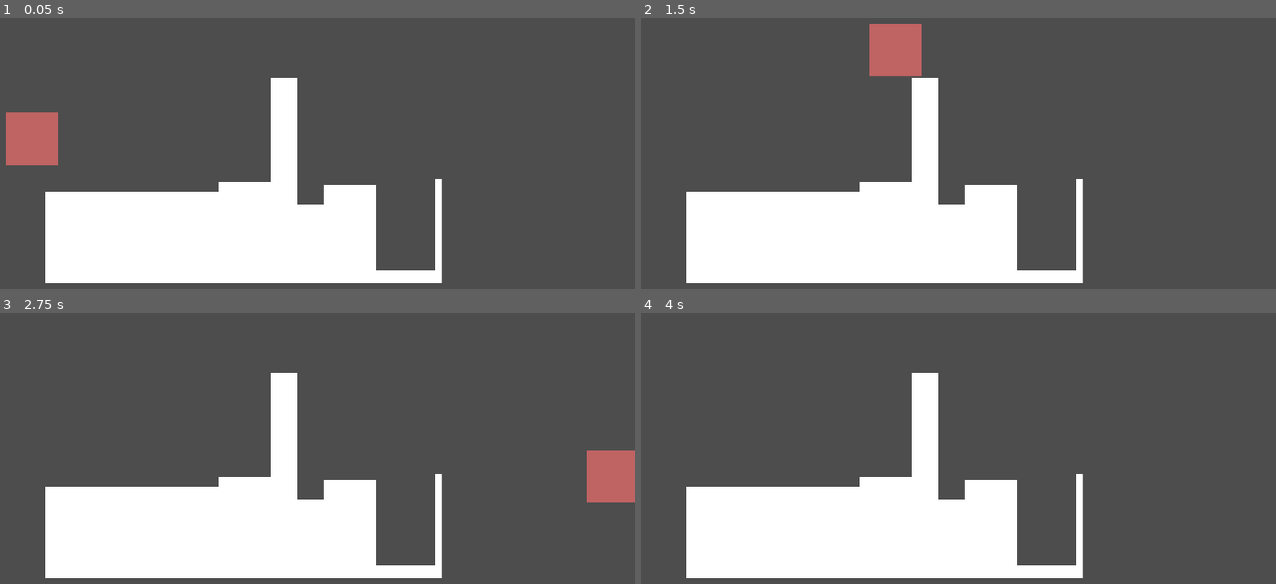
Above: before the commit, frames 1-4 (two rows, left to right).
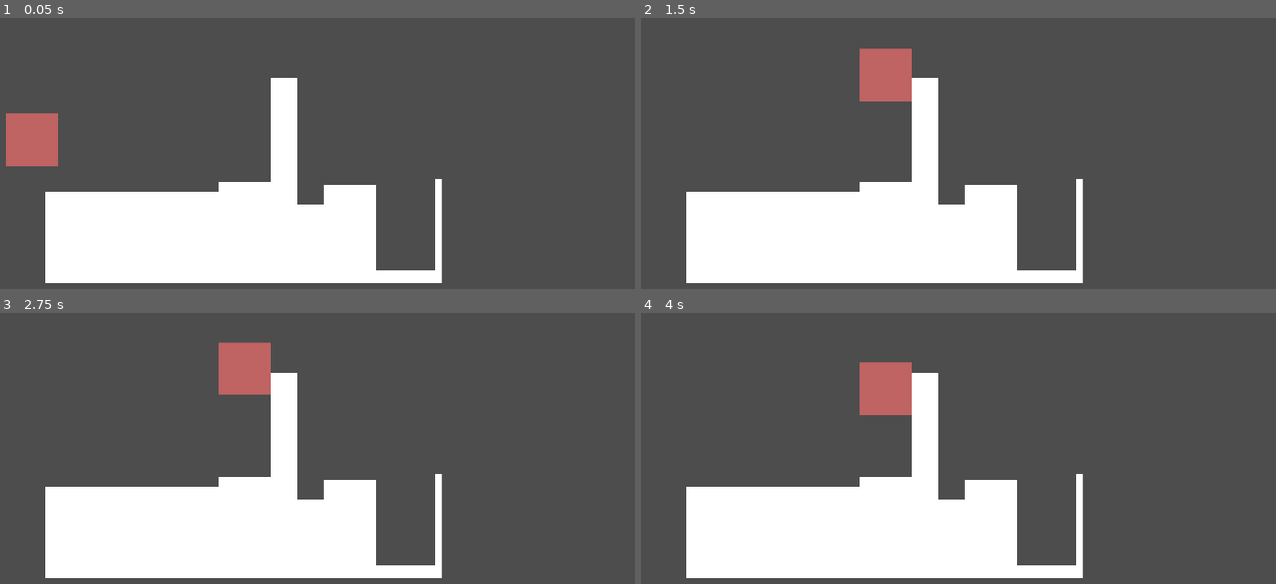
Above: after the commit, the same moments.

Repository: mk56-spn/Xanadu
Game: Godot game, scene res://Stages/TestStage.tscn
Same seed, same stepped clock (60 frames per second), same inputs: the game is played once before the commit and once after it. The project has no main scene, so this scene is started directly.
Inputs:
- Up to frame 1 (0.05 s): no input
- Up to frame 2 (1.5 s): hold D (main) 0.53-1.28 s; tap D (main) at 1.35 s
- Up to frame 3 (2.75 s): hold D (main) from 2.03 s (still down)
- Up to frame 4 (4 s): release D (main) at 2.78 s; tap D (main) at 2.85 s; tap Enter at 3.5 s; hold D (main) from 3.53 s (still down)

The runs differ from the first frame. In frame 1, less than 0.1% of the frame differs, in the area x 0-10%, y 34-55%; in frame 2, 1.9%; in frame 3, 3.0%, in the area x 34-100%, y 10-70%; in frame 4, 1.6%.

Commit message:
Increase the gravity to make the "core" jumps feel more snappy, as well as moving the velocity assignment to the "ready" function.

Diff:
--- a/Perceptions/Core.gd
+++ b/Perceptions/Core.gd
@@ -2,7 +2,7 @@
 
 
 const SPEED = 300.0
-const JUMP_VELOCITY = -1600.0
+const JUMP_VELOCITY = -1900.0
 
 # This should not be altered to obtain different directions or speeds, instead a multiplier should be applied to it
 const BASE_VELOCITY : int = 700;
@@ -10,9 +10,10 @@
 # Get the gravity from the project settings to be synced with RigidBody nodes.
 var gravity: int = ProjectSettings.get_setting("physics/2d/default_gravity")
 
+func _ready() -> void:
+	velocity.x = BASE_VELOCITY;
+
 func _physics_process(delta: float) -> void:
-
-	velocity.x = BASE_VELOCITY;
 
 	if self.is_on_floor():
 		_ground_movement();
--- a/project.godot
+++ b/project.godot
@@ -30,4 +30,4 @@
 [physics]
 
 common/physics_ticks_per_second=240
-2d/default_gravity=5000.0
+2d/default_gravity=7000.0
